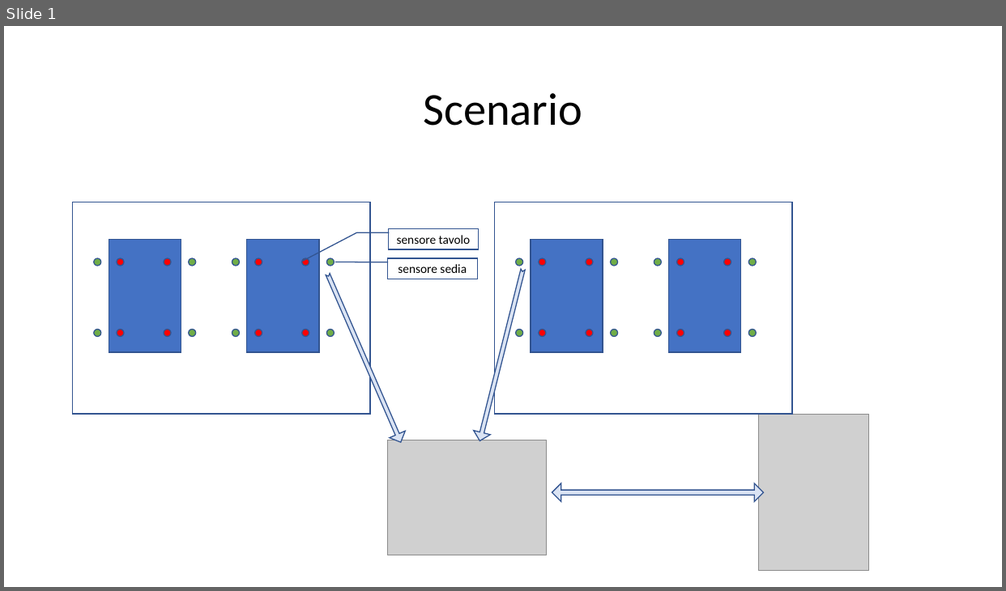
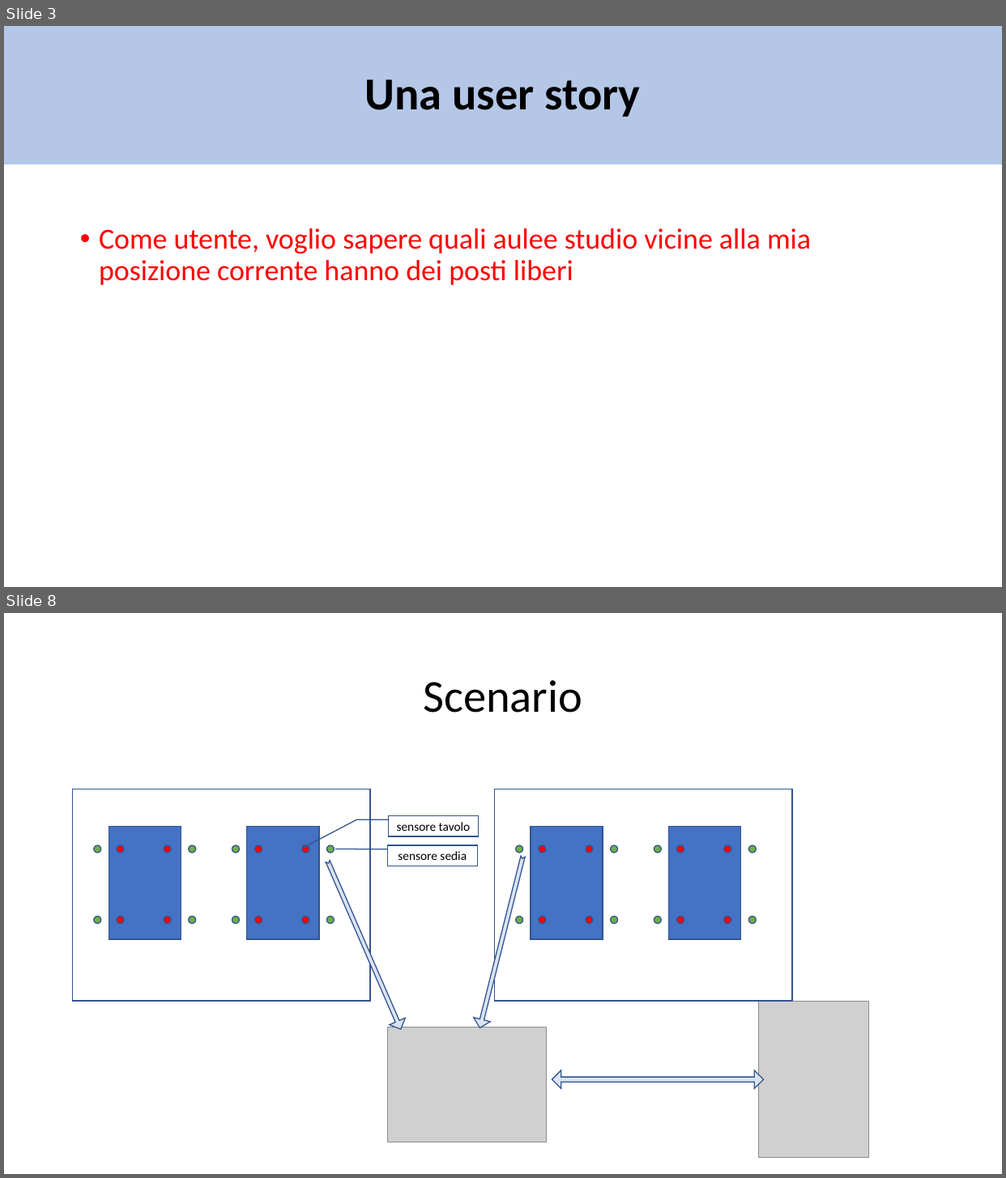
Before and after one commit to matte21/CalcM, a slide deck: ontologia.pptx. Shown one above the other, each under a label of ours: slide 1 before the commit, slides 3 and 8 after it; the slides between them are not shown. The pictures are 1006x591 and 1006x1178 pixels, drawn with LibreOffice and Linux fonts; fonts in the diff are those of the drawing; grey boxes stand for pictures. Boxes give left, top, right and bottom in pixels: in the first picture for what was removed or moved away, otherwise in the second. Text is boxed around its words. In the diff, an @@ line names an element or a change of style, - is before the commit and + after.

```diff
--- a/ontologia.pptx
+++ b/ontologia.pptx
@@ slide 3 added at (x1=4, y1=26, x2=1002, y2=587), background #FFFFFF @@
@@ title added at (x1=4, y1=26, x2=1002, y2=165), fill #B4C7E7, 44 pt, text #000000, bold @@
+Una user story
@@ text added at (x1=99, y1=228, x2=811, y2=285), 28 pt, text #FF0000 @@
+• Come utente, voglio sapere quali aulee studio vicine alla mia posizione corrente hanno dei posti liberi
@@ what was slide 1 is now slide 8 @@
```
Also in this commit, not shown: 1 slide changed, 6 other slides added, 1 other file.
